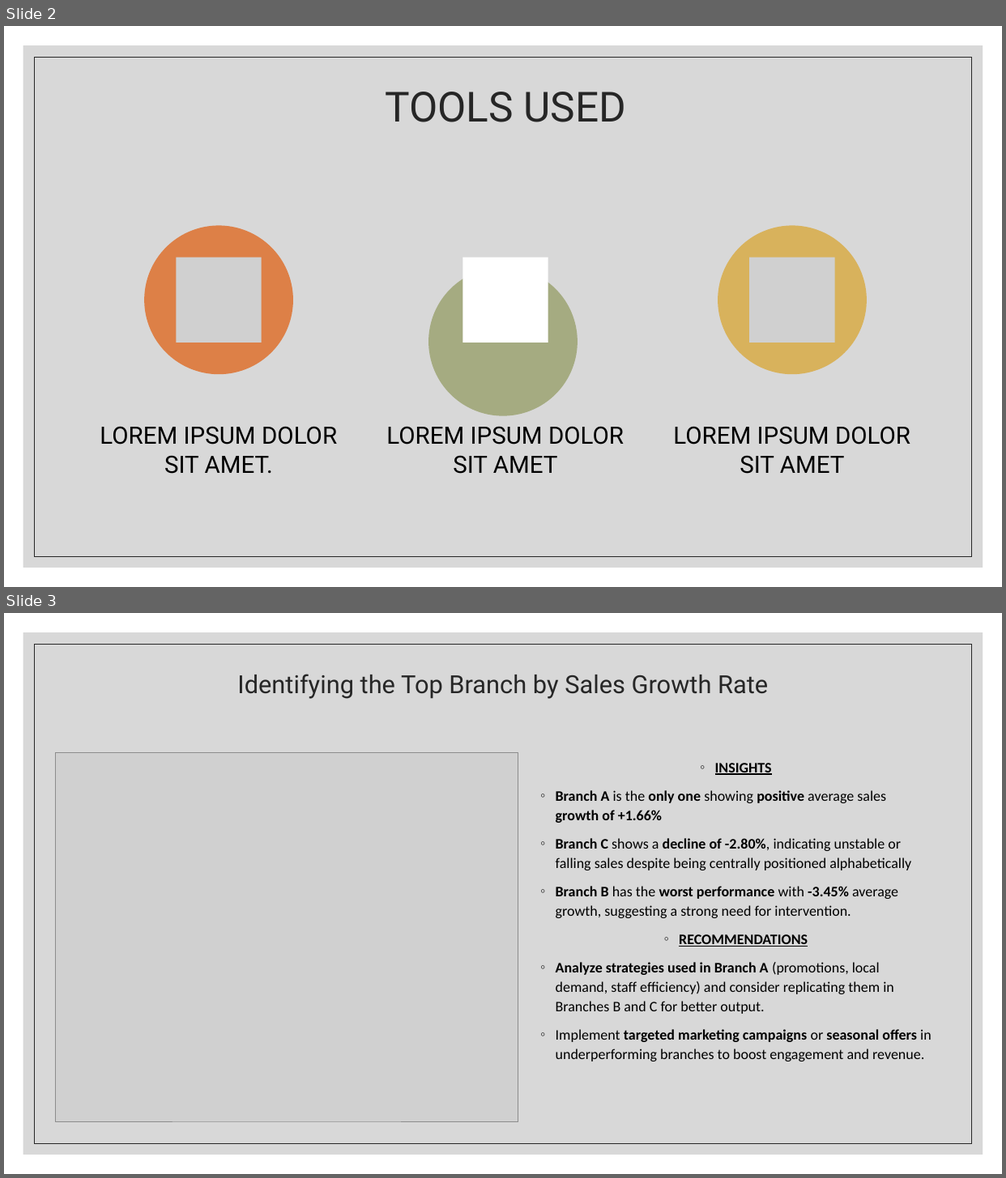
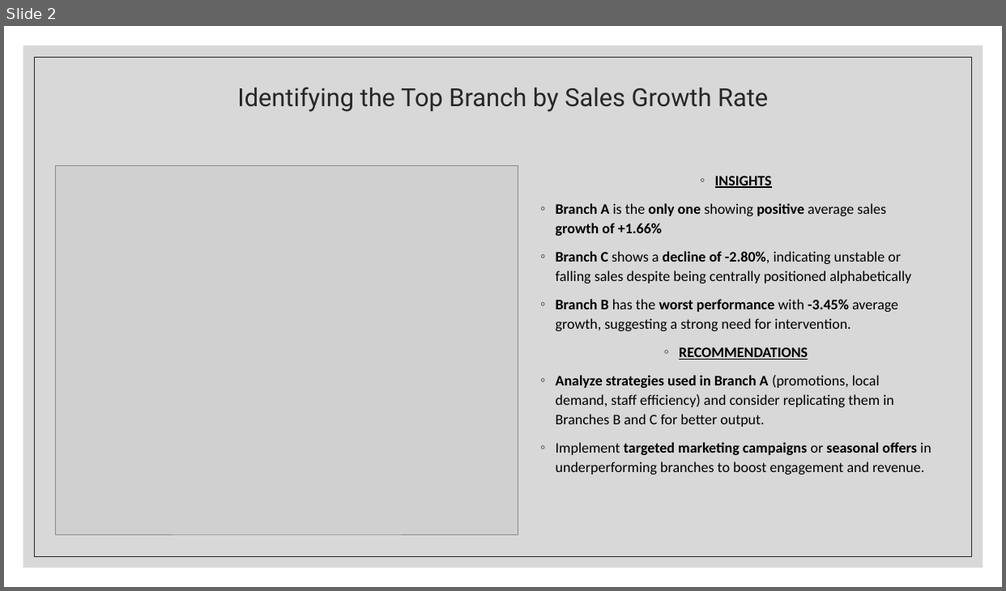
Before and after one commit to ajaythakur958/Walmart-Sales-analysis, a slide deck: Walmart analysis.pptx. Shown one above the other, each under a label of ours: slides 2 and 3 before the commit, slide 2 after it. The pictures are 1006x1178 and 1006x591 pixels, drawn with LibreOffice and Linux fonts; fonts in the diff are those of the drawing; grey boxes stand for pictures. Boxes give left, top, right and bottom in pixels: in the first picture for what was removed or moved away, otherwise in the second. Text is boxed around its words. In the diff, an @@ line names an element or a change of style, - is before the commit and + after.

```diff
--- a/Walmart analysis.pptx
+++ b/Walmart analysis.pptx
@@ slide 2 removed at [4,26,1002,587], background #FFFFFF; not listed: 2 template elements that a slide beside it also shows @@
@@ title removed at [385,92,626,122] @@
-TOOLS USED
@@ group removed at [100,226,910,474]: 3 ellipses, 3 texts, 2 pictures, 1 rectangle @@
-LOREM IPSUM DOLOR SIT AMET.
-LOREM IPSUM DOLOR SIT AMET
-LOREM IPSUM DOLOR SIT AMET
@@ what was slide 3 is now slide 2 @@
```
Also in this commit, not shown: 3 slides changed, 1 slide added, 15 other files.
